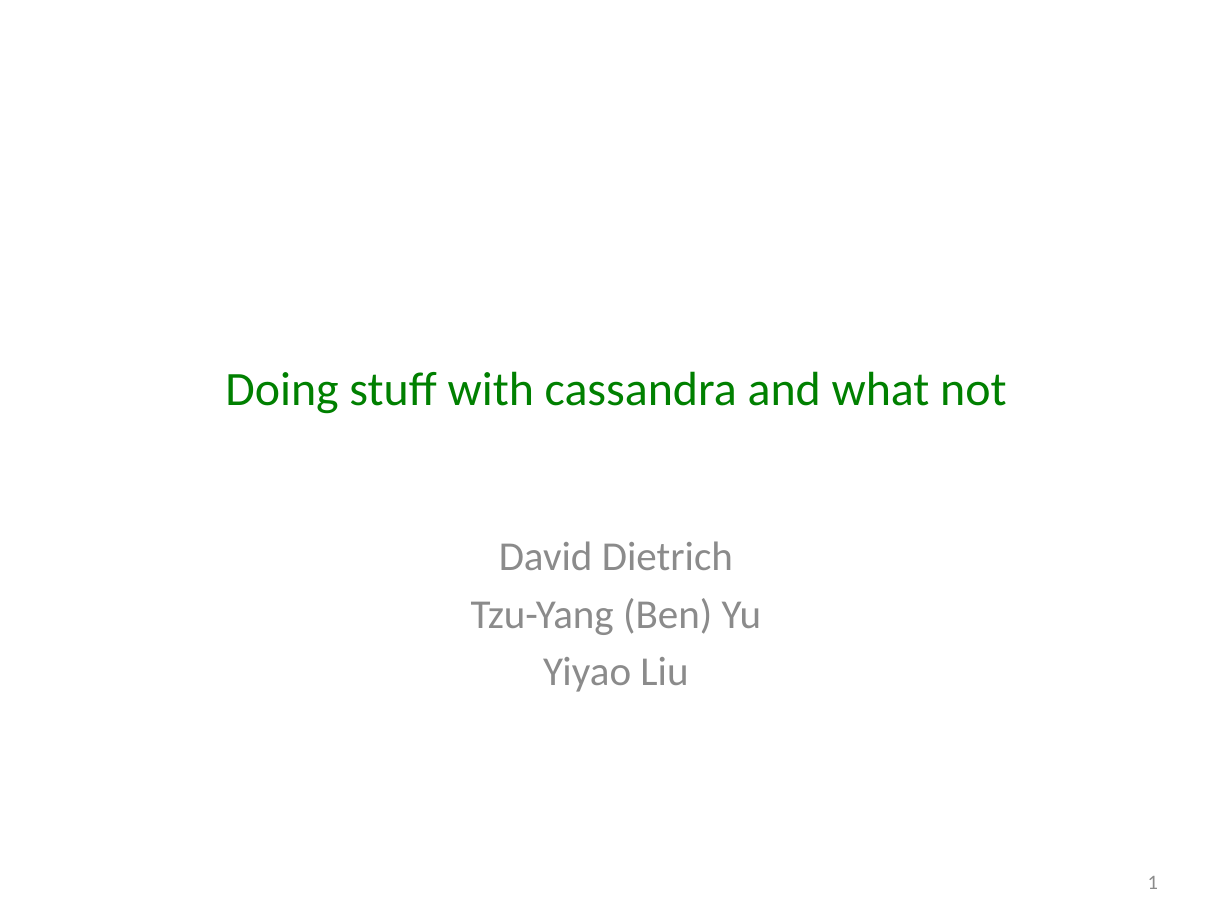
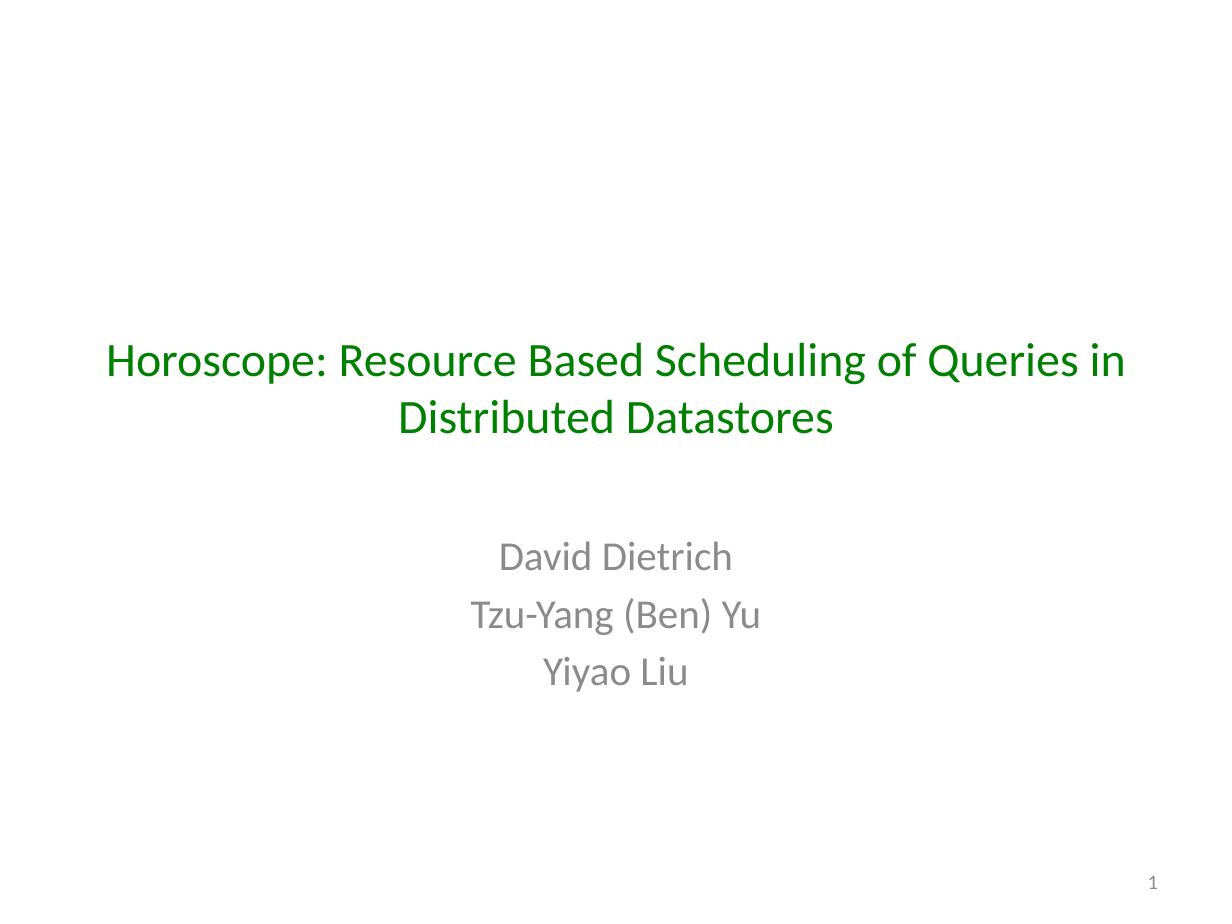
Before and after one commit to godares79/CS848-Project, a slide deck: slide 1 of PresentationSlides/Presentation.pptx. Drawn at 1232x924 pixels with LibreOffice and Linux fonts; fonts in the diff are those of the drawing. Boxes give left, top, right and bottom in pixels: in the first picture for what was removed or moved away, otherwise in the second. Text is boxed around its words. In the diff, an @@ line names an element or a change of style, - is before the commit and + after.

```diff
--- a/PresentationSlides/Presentation.pptx
+++ b/PresentationSlides/Presentation.pptx
@@ title at [106,342,1126,434]: text changed @@
-Doing stuff with cassandra and what not
+Horoscope: Resource Based Scheduling of Queries in Distributed Datastores
```
Also in this commit, not shown: 7 other slides changed, 6 slides added, 2 slides removed, 1 other file.
